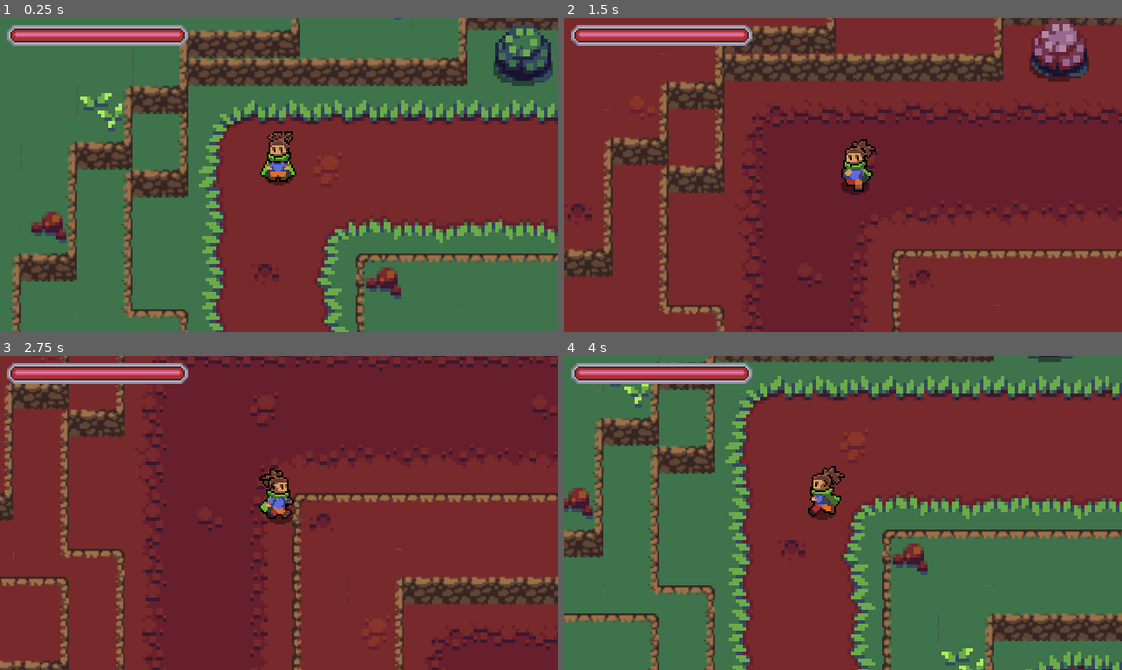
Above: before the commit, frames 1-4 (two rows, left to right).
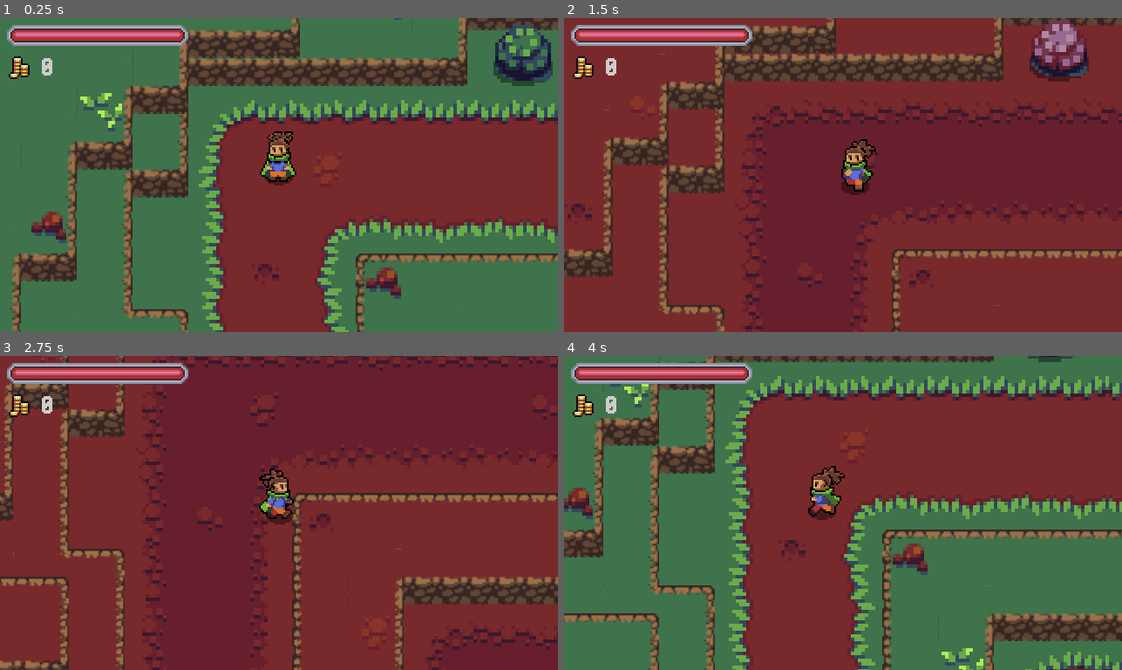
Above: after the commit, the same moments.

Repository: Thomas-Arndt/RPG.1
Game: Godot game, scene res://World/World.tscn
The game is run twice, just before and just after one commit, with the same random seed, the same clock (stepped at 60 frames per second) and the same inputs.
Inputs:
- Up to frame 1 (0.25 s): no input
- Up to frame 2 (1.5 s): tap Enter at 0.5 s; hold Right (ui_right) 0.53-1.28 s; tap R (attack) at 0.6 s; hold Down (ui_down) from 1.28 s (still down); tap T (d_shift) at 1.35 s
- Up to frame 3 (2.75 s): release Down (ui_down) at 2.03 s; hold Right (ui_right) from 2.03 s (still down); tap E (roll) at 2.1 s
- Up to frame 4 (4 s): release Right (ui_right) at 2.78 s; hold Up (ui_up) 2.78-3.53 s; tap R (attack) at 2.85 s; hold Left (ui_left) from 3.53 s (still down); tap T (d_shift) at 3.6 s

The runs differ from the first frame. In frame 1, 0.3% of the frame differs, in the area x 1-10%, y 12-20%; in frame 2, 0.3%; in frame 3, 0.3%; in frame 4, 0.3%.

Commit message:
Addition of Interact quest objective, gold display, and associated sprites

Diff:
--- /dev/null
+++ b/UI/GoldDisplay.tscn
@@ -0,0 +1,37 @@
+[gd_scene load_steps=4 format=2]
+
+[ext_resource path="res://Assets/Sprites/4.png" type="Texture" id=1]
+[ext_resource path="res://UI/Fonts/Born2bSportyV2.ttf" type="DynamicFontData" id=2]
+
+[sub_resource type="DynamicFont" id=1]
+outline_color = Color( 0, 0, 0, 1 )
+font_data = ExtResource( 2 )
+
+[node name="GoldDisplay" type="CanvasLayer"]
+
+[node name="MarginContainer" type="MarginContainer" parent="."]
+margin_left = 3.0
+margin_top = 20.0
+margin_right = 94.0
+margin_bottom = 38.0
+
+[node name="HBoxContainer" type="HBoxContainer" parent="MarginContainer"]
+margin_right = 91.0
+margin_bottom = 18.0
+
+[node name="TextureRect" type="TextureRect" parent="MarginContainer/HBoxContainer"]
+margin_right = 16.0
+margin_bottom = 16.0
+size_flags_horizontal = 0
+size_flags_vertical = 0
+texture = ExtResource( 1 )
+stretch_mode = 3
+
+[node name="Label" type="Label" parent="MarginContainer/HBoxContainer"]
+margin_left = 20.0
+margin_top = 1.0
+margin_right = 27.0
+margin_bottom = 17.0
+custom_colors/font_color = Color( 0.811765, 0.803922, 0.803922, 1 )
+custom_fonts/font = SubResource( 1 )
+text = "0"
--- a/UI/UI.tscn
+++ b/UI/UI.tscn
@@ -1,9 +1,10 @@
-[gd_scene load_steps=5 format=2]
+[gd_scene load_steps=6 format=2]
 
 [ext_resource path="res://UI/UITextBox.tscn" type="PackedScene" id=1]
 [ext_resource path="res://UI/FillBar.tscn" type="PackedScene" id=2]
 [ext_resource path="res://UI/HealthBar.gd" type="Script" id=3]
 [ext_resource path="res://UI/FillBarRed.png" type="Texture" id=4]
+[ext_resource path="res://UI/GoldDisplay.tscn" type="PackedScene" id=5]
 
 [node name="UI" type="Node2D"]
 z_index = 2
@@ -18,4 +19,6 @@
 [node name="Fill" parent="HealthBar/FillBar" index="3"]
 texture = ExtResource( 4 )
 
+[node name="GoldDisplay" parent="." instance=ExtResource( 5 )]
+
 [editable path="HealthBar/FillBar"]
--- a/Utils/Overlap/InteractionZone.gd
+++ b/Utils/Overlap/InteractionZone.gd
@@ -1,7 +1,3 @@
 extends Area2D
 
-#export var text = []
 export var quest_reference: PackedScene = null
-
-#func hasText():
-#	return len(text) > 0
--- /dev/null
+++ b/Utils/QuestSystem/Objectives/QuestInteractObjective.gd
@@ -0,0 +1,4 @@
+extends QuestObjective
+class_name QuestInteractObjective
+
+export var interact_with: PackedScene
--- /dev/null
+++ b/Utils/QuestSystem/Objectives/QuestInteractObjective.tscn
@@ -0,0 +1,6 @@
+[gd_scene load_steps=2 format=2]
+
+[ext_resource path="res://Utils/QuestSystem/Objectives/QuestInteractObjective.gd" type="Script" id=1]
+
+[node name="QuestInteractObjective" type="Node"]
+script = ExtResource( 1 )
--- a/Utils/QuestSystem/QuestSystem.gd
+++ b/Utils/QuestSystem/QuestSystem.gd
@@ -30,7 +30,6 @@
 	completed_quests.add_child(quest)
 
 func deliver(quest: Quest):
-	#quest._deliver()
 	var rewards = quest.get_rewards_as_text()
 	completed_quests.remove_child(quest)
 	delivered_quests.add_child(quest)
--- a/Utils/QuestSystem/QuestSystem.tscn
+++ b/Utils/QuestSystem/QuestSystem.tscn
@@ -2,7 +2,7 @@
 
 [ext_resource path="res://Utils/QuestSystem/QuestSystem.gd" type="Script" id=1]
 [ext_resource path="res://Utils/QuestSystem/QuestContainer.gd" type="Script" id=2]
-[ext_resource path="res://Utils/QuestSystem/Quests/TestQuest.tscn" type="PackedScene" id=3]
+[ext_resource path="res://Utils/QuestSystem/Quests/slay-3-voidblob-billboard-billboard.tscn" type="PackedScene" id=3]
 
 [node name="QuestSystem" type="Node"]
 script = ExtResource( 1 )
@@ -10,7 +10,7 @@
 [node name="Available" type="Node" parent="."]
 script = ExtResource( 2 )
 
-[node name="TestQuest" parent="Available" instance=ExtResource( 3 )]
+[node name="slay-3-voidblob-billboard-billboard" parent="Available" instance=ExtResource( 3 )]
 
 [node name="Active" type="Node" parent="."]
 script = ExtResource( 2 )
--- a/Utils/QuestSystem/Quests/TestQuest.tscn
+++ b/Utils/QuestSystem/Quests/slay-3-voidblob-billboard-billboard.tscn
@@ -4,7 +4,7 @@
 [ext_resource path="res://Utils/QuestSystem/Objectives/QuestSlayObjective.tscn" type="PackedScene" id=2]
 [ext_resource path="res://Enemies/VoidBlob.tscn" type="PackedScene" id=3]
 
-[node name="TestQuest" instance=ExtResource( 1 )]
+[node name="slay-3-voidblob-billboard-billboard" instance=ExtResource( 1 )]
 title = "test"
 description = "testes"
 startText = [ "        ~~ NOTICE TO TRAVELERS ~~", "Please help in the annual banishing of the Void Blobs.", "Banish three Void Blobs and return here for a reward." ]
--- a/World/World.tscn
+++ b/World/World.tscn
@@ -11,7 +11,7 @@
 [ext_resource path="res://World/Objects/Bush.tscn" type="PackedScene" id=9]
 [ext_resource path="res://World/Objects/Shrub.tscn" type="PackedScene" id=10]
 [ext_resource path="res://UI/UI.tscn" type="PackedScene" id=11]
-[ext_resource path="res://Utils/QuestSystem/Quests/TestQuest.tscn" type="PackedScene" id=12]
+[ext_resource path="res://Utils/QuestSystem/Quests/slay-3-voidblob-billboard-billboard.tscn" type="PackedScene" id=12]
 
 [sub_resource type="TileSet" id=99]
 2/name = "sheet.png 2"
@@ -1187,6 +1187,7 @@
 quest_reference = ExtResource( 12 )
 
 [node name="UI" parent="." instance=ExtResource( 11 )]
+position = Vector2( -9, 9 )
 
 [editable path="YSort/Signs/BulletinBoard"]
 [editable path="YSort/Signs/BulletinBoard/InteractionZone"]
--- a/project.godot
+++ b/project.godot
@@ -13,6 +13,11 @@
 "class": "Quest",
 "language": "GDScript",
 "path": "res://Utils/QuestSystem/Quest.gd"
+}, {
+"base": "QuestObjective",
+"class": "QuestInteractObjective",
+"language": "GDScript",
+"path": "res://Utils/QuestSystem/Objectives/QuestInteractObjective.gd"
 }, {
 "base": "Node",
 "class": "QuestItemReward",
@@ -36,6 +41,7 @@
 } ]
 _global_script_class_icons={
 "Quest": "",
+"QuestInteractObjective": "",
 "QuestItemReward": "",
 "QuestObjective": "",
 "QuestSlayObjective": "",
Binary file added: Assets/Sprites/1.png
Not shown, added: Assets/Sprites/1.png.import
Binary file added: Assets/Sprites/10.png
Not shown, added: Assets/Sprites/10.png.import
Binary file added: Assets/Sprites/2.png
Not shown, added: Assets/Sprites/2.png.import
Binary file added: Assets/Sprites/3.png
Not shown, added: Assets/Sprites/3.png.import
Binary file added: Assets/Sprites/4.png
Not shown, added: Assets/Sprites/4.png.import
Binary file added: Assets/Sprites/5.png
Not shown, added: Assets/Sprites/5.png.import
(and 2 more such lines)
